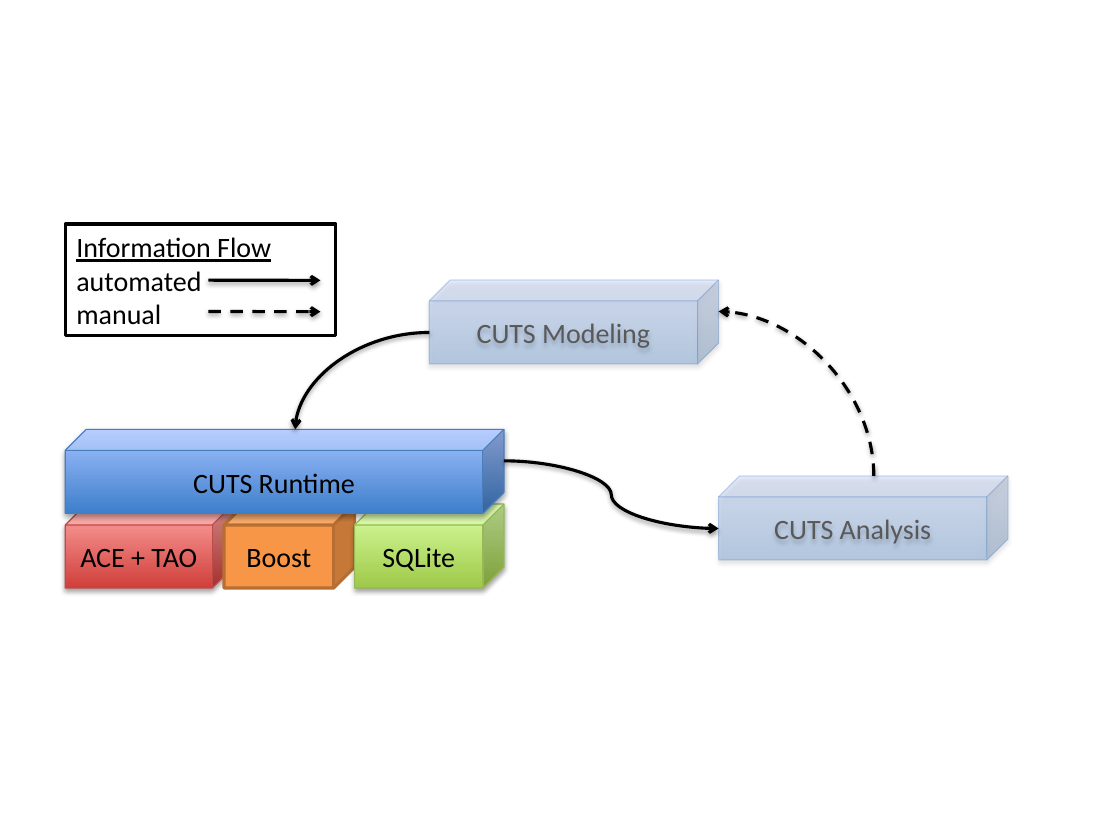
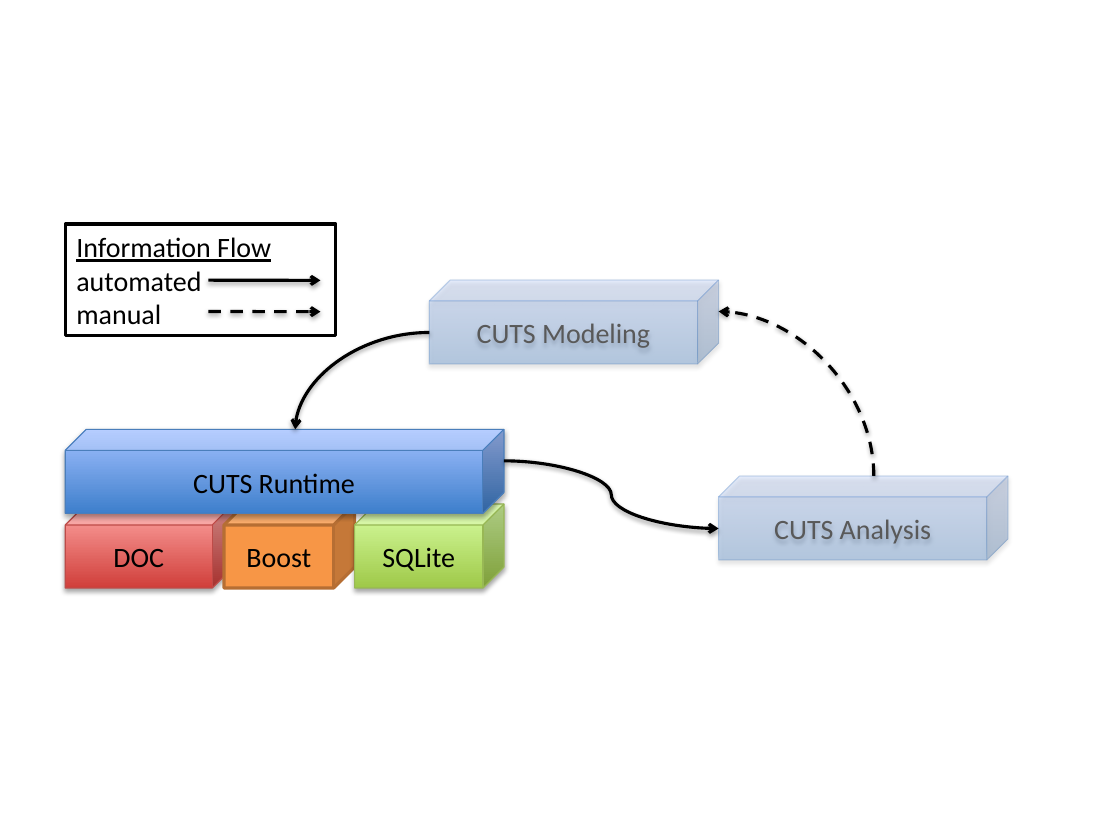
Before and after one commit to Klades/CUTS, a slide deck: slide 1 of CUTS/docs/manual/other/drawing-palette.pptx. Drawn at 1120x840 pixels with LibreOffice and Linux fonts; fonts in the diff are those of the drawing. Boxes give left, top, right and bottom in pixels: in the first picture for what was removed or moved away, otherwise in the second. Text is boxed around its words. In the diff, an @@ line names an element or a change of style, - is before the commit and + after.

```diff
--- a/CUTS/docs/manual/other/drawing-palette.pptx
+++ b/CUTS/docs/manual/other/drawing-palette.pptx
@@ text in cube at (113,549,164,567): text changed @@
-ACE + TAO
+DOC
```
Also in this commit, not shown: 10 other files.
